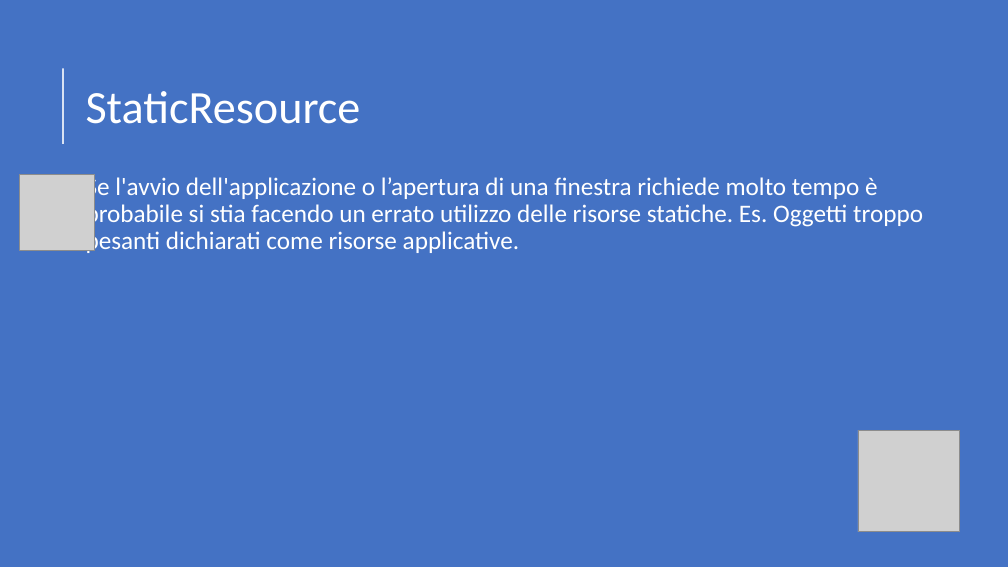
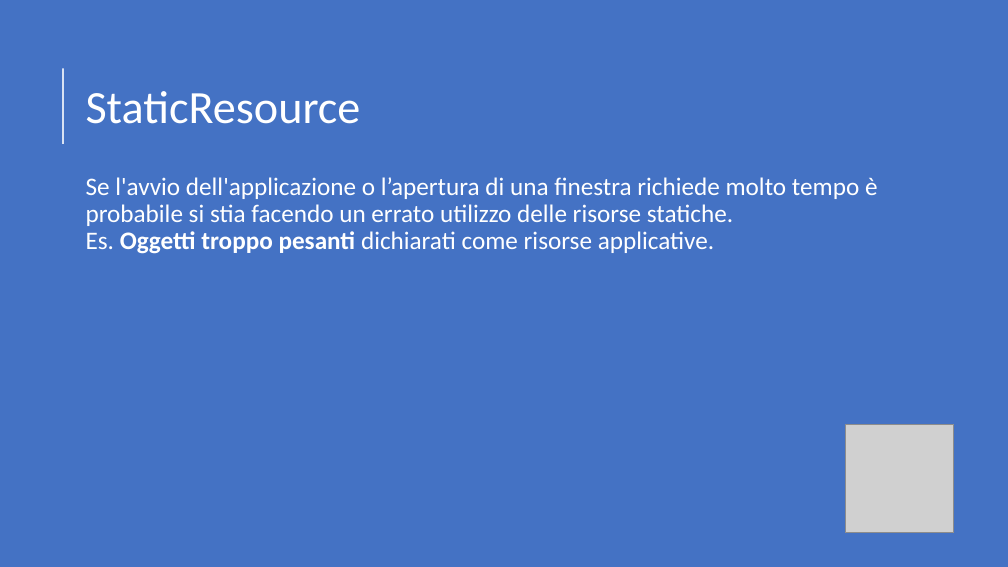
Before and after one commit to danieleromanazzi/wpf-tutorial, a slide deck: slide 70 of wpf-tutorial.pptx. Drawn at 1008x567 pixels with LibreOffice and Linux fonts; fonts in the diff are those of the drawing; grey boxes stand for pictures. Boxes give left, top, right and bottom in pixels: in the first picture for what was removed or moved away, otherwise in the second. Text is boxed around its words. In the diff, an @@ line names an element or a change of style, - is before the commit and + after.

```diff
--- a/wpf-tutorial.pptx
+++ b/wpf-tutorial.pptx
@@ picture removed at (19, 175, 95, 250) @@
@@ text "Se l'avvio dell'applicazione o l’apertura ..." at (86, 177, 878, 254): bold on in "Oggetti troppo pesanti" @@
@@ picture: place and size @@
-picture at (858, 430, 960, 532)
+picture at (845, 424, 954, 533)
```
Also in this commit, not shown: 2 other slides changed, 20 slides added, 3 other files.
